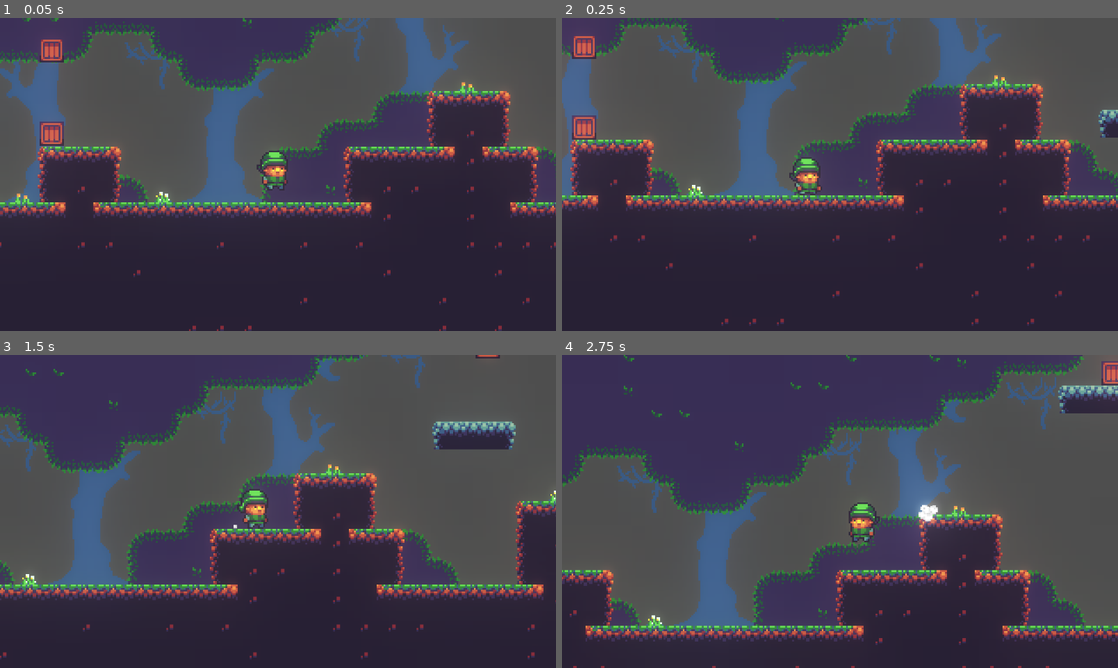
Above: before the commit, frames 1-4 (two rows, left to right).
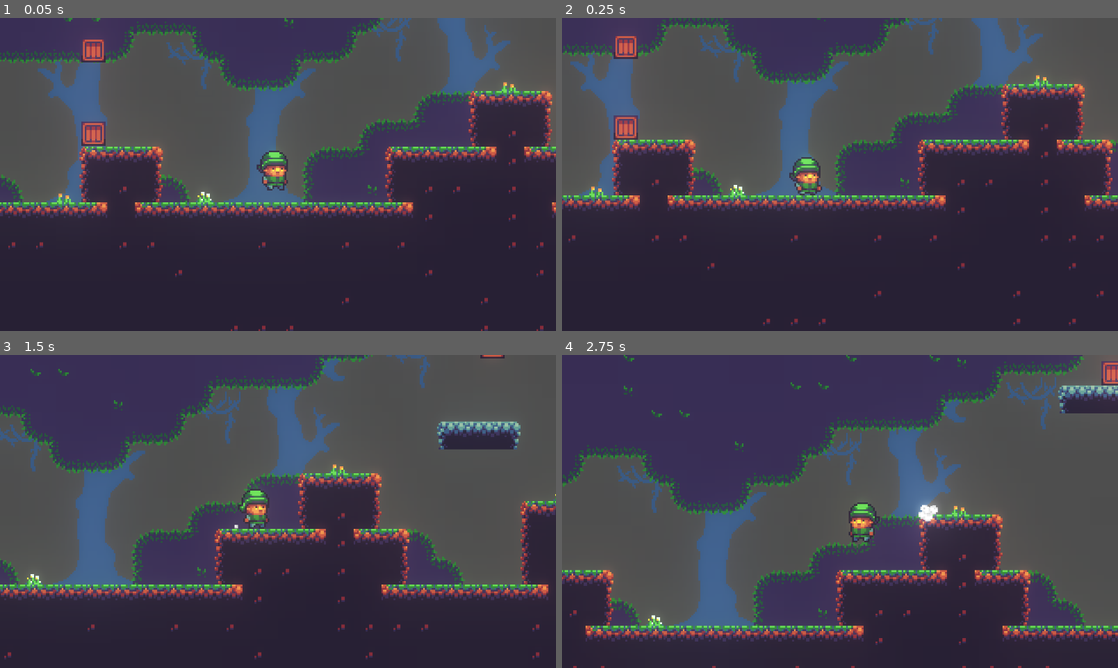
Above: after the commit, the same moments.

Repository: lethiandev/gd-christmas-morning
Game: Godot game, scene res://stages/sandbox/sandbox_stage.tscn
Same seed, same stepped clock (60 frames per second), same inputs: the game is played once before the commit and once after it.
Inputs:
- Up to frame 1 (0.05 s): no input
- Up to frame 2 (0.25 s): no input
- Up to frame 3 (1.5 s): hold D (move_right) from 0.53 s (still down); tap W (jump) at 0.77 s
- Up to frame 4 (2.75 s): tap W (jump) at 1.52 s; release D (move_right) at 2.03 s; hold A (move_left) from 2.03 s (still down)

The runs differ from the first frame. In frame 1, 31% of the frame differs, in the area x 0-100%, y 0-100%; in frame 2, 30%; in frame 3, 12%; in frame 4, nothing differs.

Commit message:
Change player initial position

Diff:
--- a/src/stages/sandbox/sandbox_stage.tscn
+++ b/src/stages/sandbox/sandbox_stage.tscn
@@ -106,7 +106,7 @@
 position = Vector2( 160, -136 )
 
 [node name="Player" parent="." instance=ExtResource( 2 )]
-position = Vector2( -40, 0 )
+position = Vector2( -64, 0 )
 
 [node name="Camera2D" type="Camera2D" parent="Player"]
 current = true
